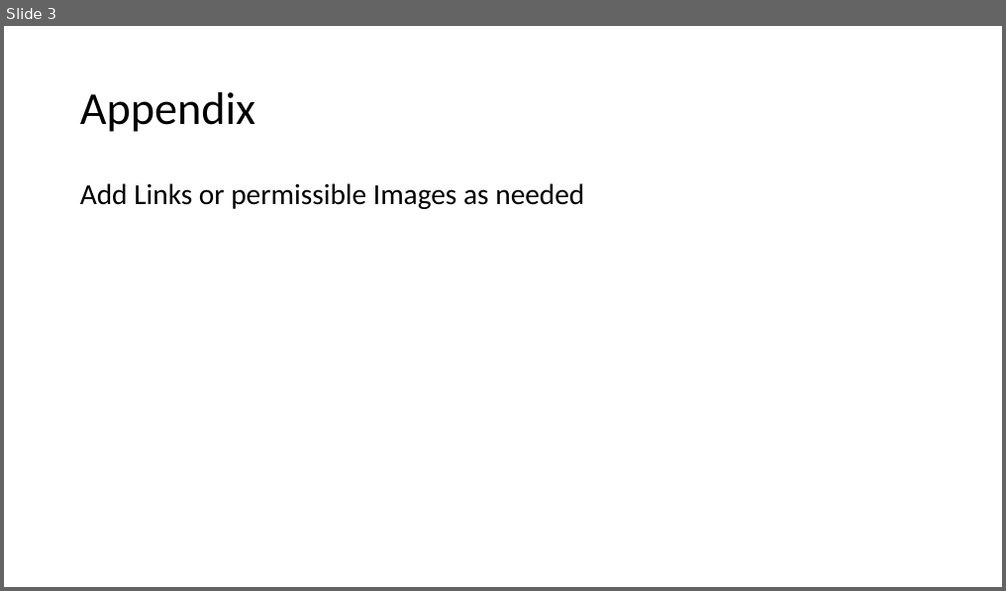
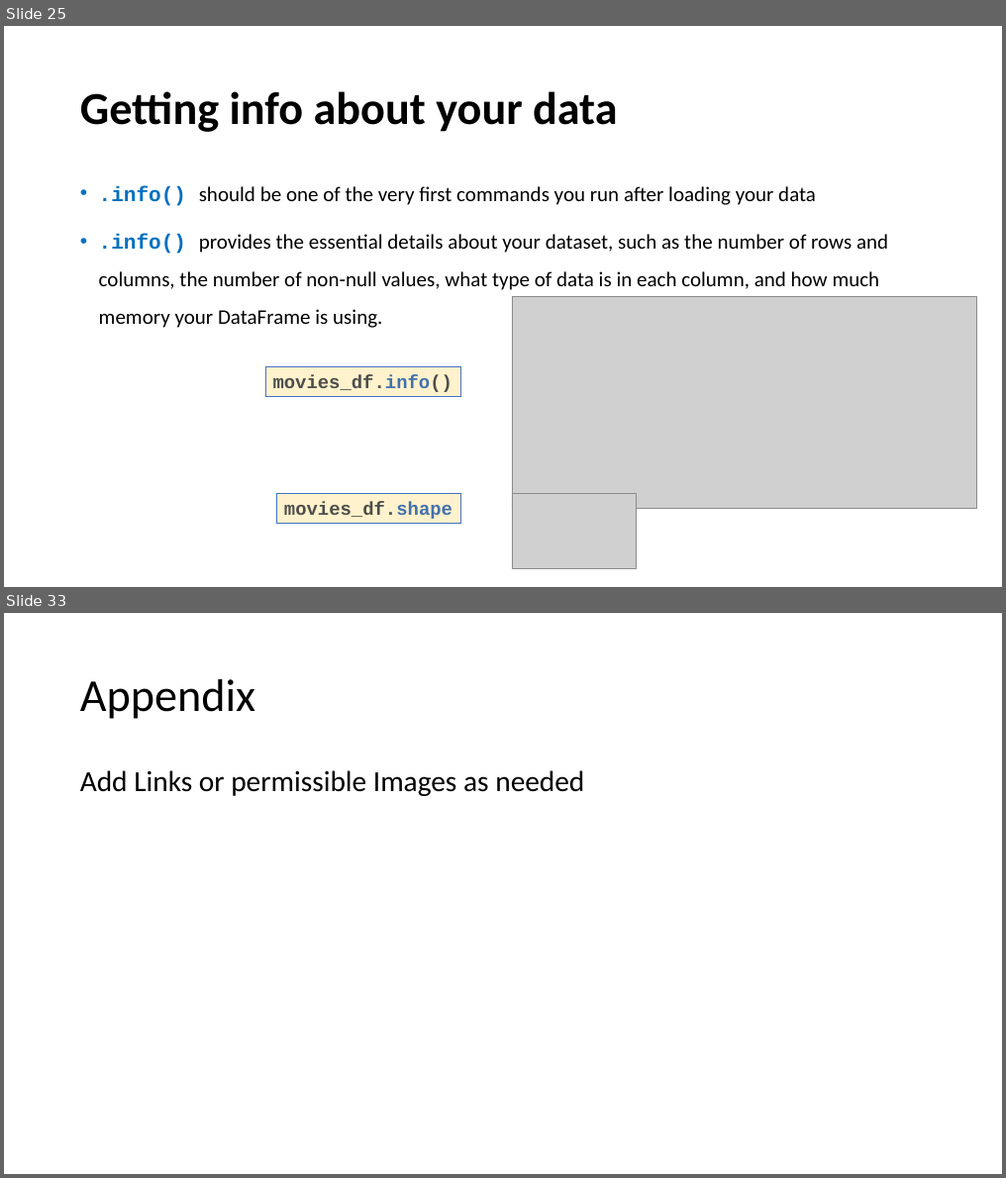
Before and after one commit to spoorthiempowher/Empowher-Curriculum, a slide deck: Python/EmpowHer - Python Curriculum.pptx. Shown one above the other, each under a label of ours: slide 3 before the commit, slides 25 and 33 after it; the slides between them are not shown. The pictures are 1006x591 and 1006x1178 pixels, drawn with LibreOffice and Linux fonts; fonts in the diff are those of the drawing; grey boxes stand for pictures. Boxes give left, top, right and bottom in pixels: in the first picture for what was removed or moved away, otherwise in the second. Text is boxed around its words. In the diff, an @@ line names an element or a change of style, - is before the commit and + after.

```diff
--- a/Python/EmpowHer - Python Curriculum.pptx
+++ b/Python/EmpowHer - Python Curriculum.pptx
@@ slide 25 added at (4,26,1002,587), background #FFFFFF @@
@@ title added at (80,91,618,132), 44 pt, text #000000, bold @@
+Getting info about your data
@@ text added at (99,186,888,328), 20 pt, text #000000 @@
+• .info() should be one of the very first commands you run after loading your data
+• .info() provides the essential details about your dataset, such as the number of rows and columns, the number of non-null values, what type of data is in each column, and how much memory your DataFrame is using.
@@ picture added at (512,296,977,509) @@
@@ rectangle added at (265,367,460,396), fill #FFF2CC, outline #4472C4 0.75 pt, 18 pt, text #4D4D4C, bold @@
+movies_df.info()
@@ rectangle added at (276,494,460,524), fill #FFF2CC, outline #4472C4 0.75 pt, 18 pt, text #4D4D4C, bold @@
+movies_df.shape
@@ picture added at (512,494,637,570) @@
@@ what was slide 3 is now slide 33 @@
```
Also in this commit, not shown: 1 slide changed, 29 other slides added.
